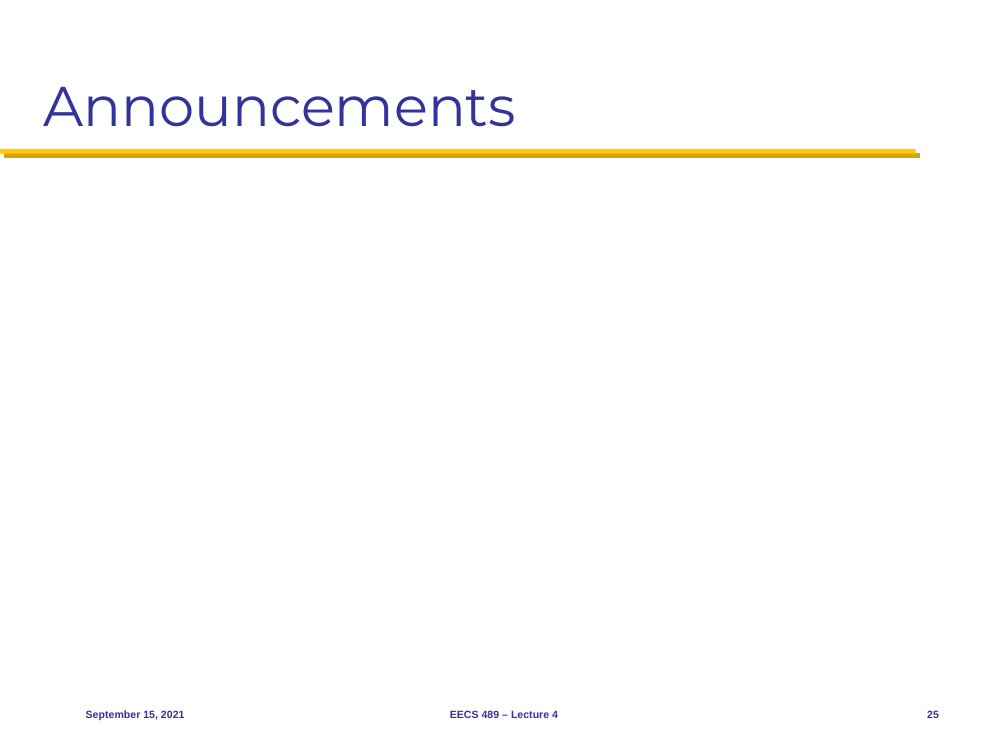
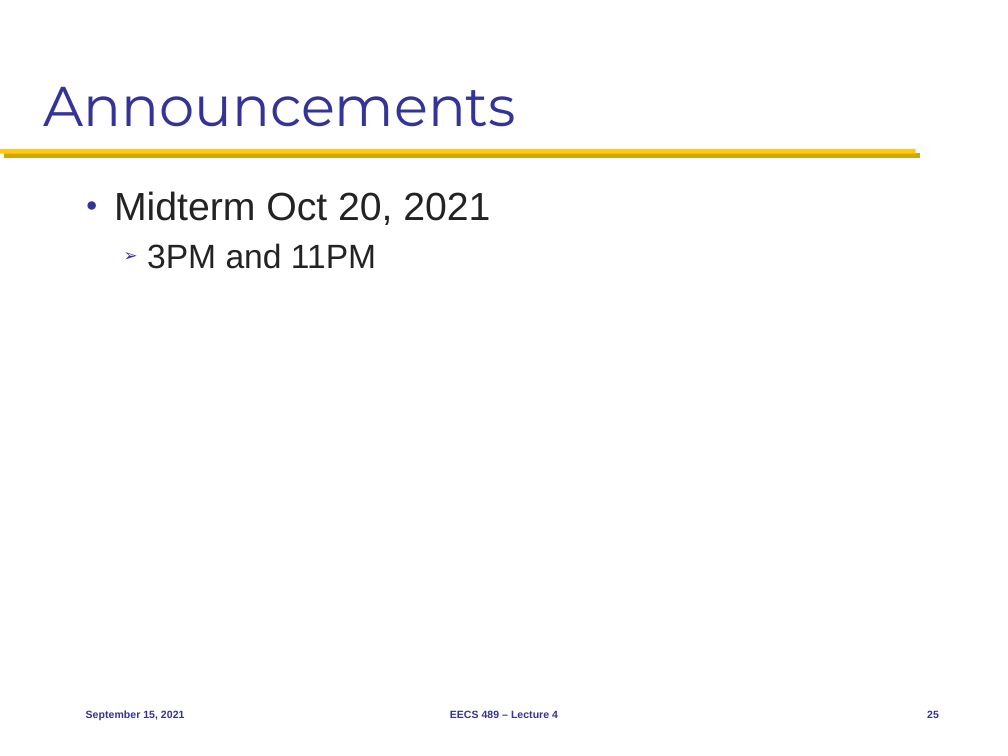
Before and after one commit to mosharaf/eecs489, a slide deck: slide 25 of Slides/091521.pptx. Drawn at 1008x756 pixels with LibreOffice and Linux fonts; fonts in the diff are those of the drawing. Boxes give left, top, right and bottom in pixels: in the first picture for what was removed or moved away, otherwise in the second. Text is boxed around its words. In the diff, an @@ line names an element or a change of style, - is before the commit and + after.

```diff
--- a/Slides/091521.pptx
+++ b/Slides/091521.pptx
@@ text added at (114, 191, 490, 269), 28 pt, text #232323 @@
+● Midterm Oct 20, 2021
+  ➢ 3PM and 11PM
```
Also in this commit, not shown: 3 other slides changed.
